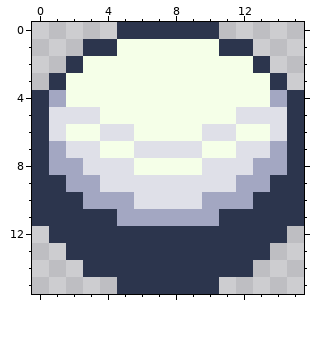
Pixel-art file, stored at Assets/Sprites/Block.aseprite. This is how it looked before the edit.
16x16 pixels, 1 frame.
And afterwards:
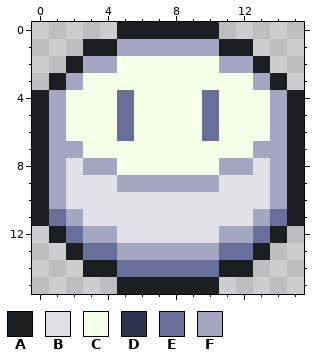
Palette (. is transparent): A #1b1f21  B #dfe0e8  C #f5ffe8  D #2c354d  E #686f99  F #a3a7c2
Changes in this commit:
Changed rows in their new state; - is an unchanged pixel.
Layer "Layer 4":
first column x 0:
 0 -----AAAAAA-----
 1 ---AAFFFFFFAA---
 2 --AFF------FFA--
 3 -AF----------FA-
 4 A----E----E----A
 5 AFCC-E----E-CCFA
 6 AF--CE----EC--FA
 7 A-FC--CCCC--CF-A
 8 A-BFFC----CFFB-A
 9 AFBB-FFFFFF-BBFA
10 AFBBBB----BBBBFA
11 AEFBBBBBBBBBBFEA
12 -AEFFBBBBBBFFEA-
13 --AEEFFFFFFEEA--
14 ---AAEEEEEEAA---
15 -----AAAAAA-----
